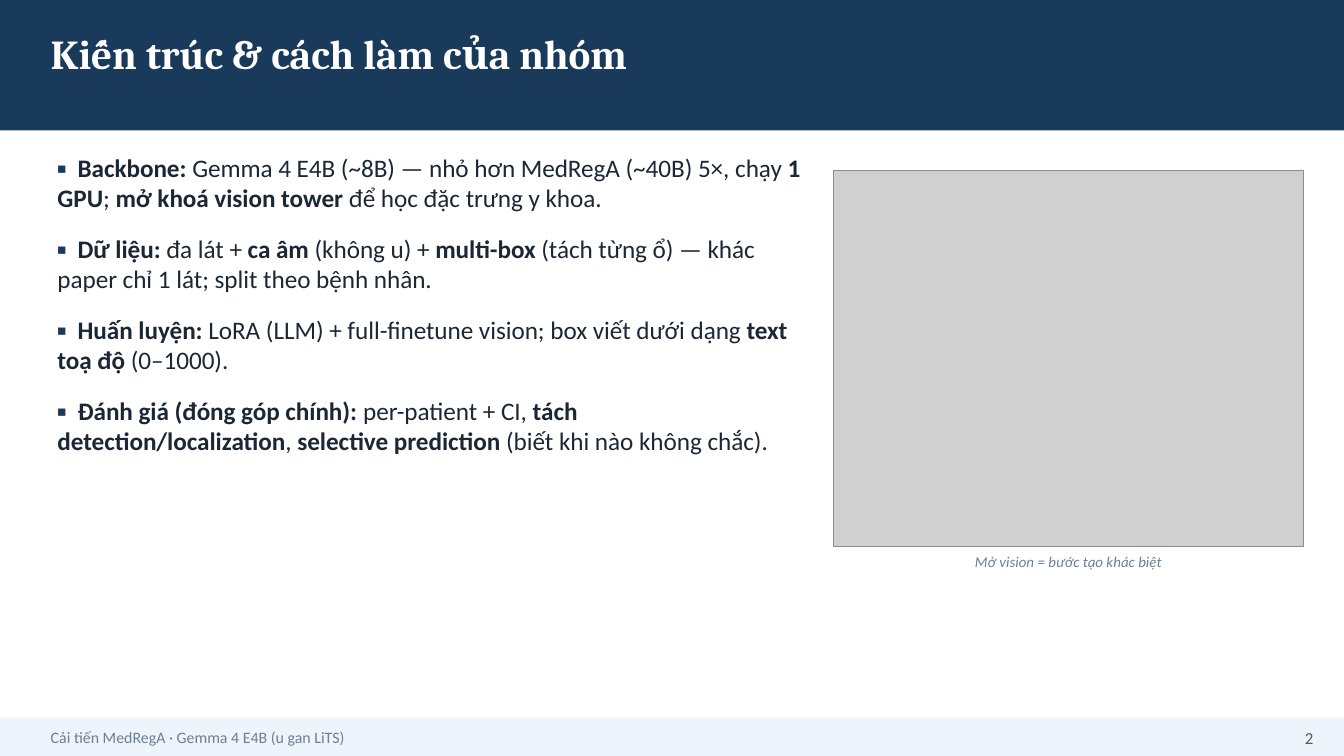
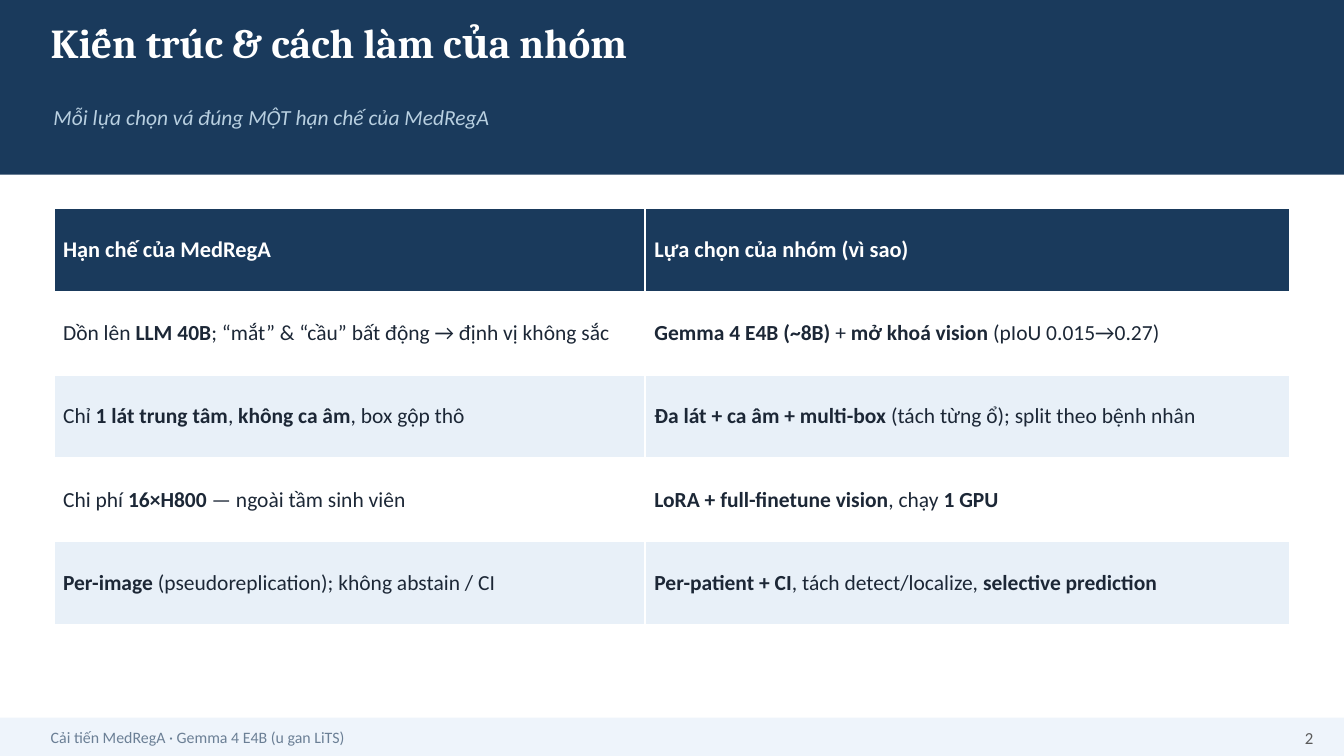
Before and after one commit to HatDuaa/medrega-liver-seminar, a slide deck: slide 2 of seminar/cai_tien/slides_5min_VN.pptx. Drawn at 1344x756 pixels with LibreOffice and Linux fonts; fonts in the diff are those of the drawing; grey boxes stand for pictures. Boxes give left, top, right and bottom in pixels: in the first picture for what was removed or moved away, otherwise in the second. Text is boxed around its words. In the diff, an @@ line names an element or a change of style, - is before the commit and + after.

```diff
--- a/seminar/cai_tien/slides_5min_VN.pptx
+++ b/seminar/cai_tien/slides_5min_VN.pptx
@@ rectangle: place and size @@
-rectangle at <box>0,0,1344,130</box>
+rectangle at <box>0,0,1344,175</box>
@@ text "Kiến trúc & cách làm ...": place and size @@
-text "Kiến trúc & cách làm ..." at <box>146,39,627,70</box>
+text "Kiến trúc & cách làm ..." at <box>146,28,627,59</box>
@@ text added at <box>53,107,489,129</box>, 11.5 pt, text #B8CFE0, italic @@
+Mỗi lựa chọn vá đúng MỘT hạn chế của MedRegA
@@ text removed at <box>57,158,801,455</box> @@
-▪ Backbone: Gemma 4 E4B (~8B) — nhỏ hơn MedRegA (~40B) 5×, chạy 1 GPU; mở khoá vision tower để học đặc trưng y khoa.
-▪ Dữ liệu: đa lát + ca âm (không u) + multi-box (tách từng ổ) — khác paper chỉ 1 lát; split theo bệnh nhân.
-▪ Huấn luyện: LoRA (LLM) + full-finetune vision; box viết dưới dạng text toạ độ (0–1000).
-▪ Đánh giá (đóng góp chính): per-patient + CI, tách detection/localization, selective prediction (biết khi nào không chắc).
@@ picture removed at <box>833,171,1304,547</box> @@
@@ table added at <box>54,208,1290,625</box>, 5 rows, 2 columns @@
+Hạn chế của MedRegA | Lựa chọn của nhóm (vì sao)
+Dồn lên LLM 40B; “mắt” & “cầu” bất động → định vị không sắc | Gemma 4 E4B (~8B) + mở khoá vision (pIoU 0.015→0.27)
+Chỉ 1 lát trung tâm, không ca âm, box gộp thô | Đa lát + ca âm + multi-box (tách từng ổ); split theo bệnh nhân
+Chi phí 16×H800 — ngoài tầm sinh viên | LoRA + full-finetune vision, chạy 1 GPU
+Per-image (pseudoreplication); không abstain / CI | Per-patient + CI, tách detect/localize, selective prediction
@@ text removed at <box>975,556,1161,570</box> @@
-Mở vision = bước tạo khác biệt
```
Also in this commit, not shown: 2 other files.
